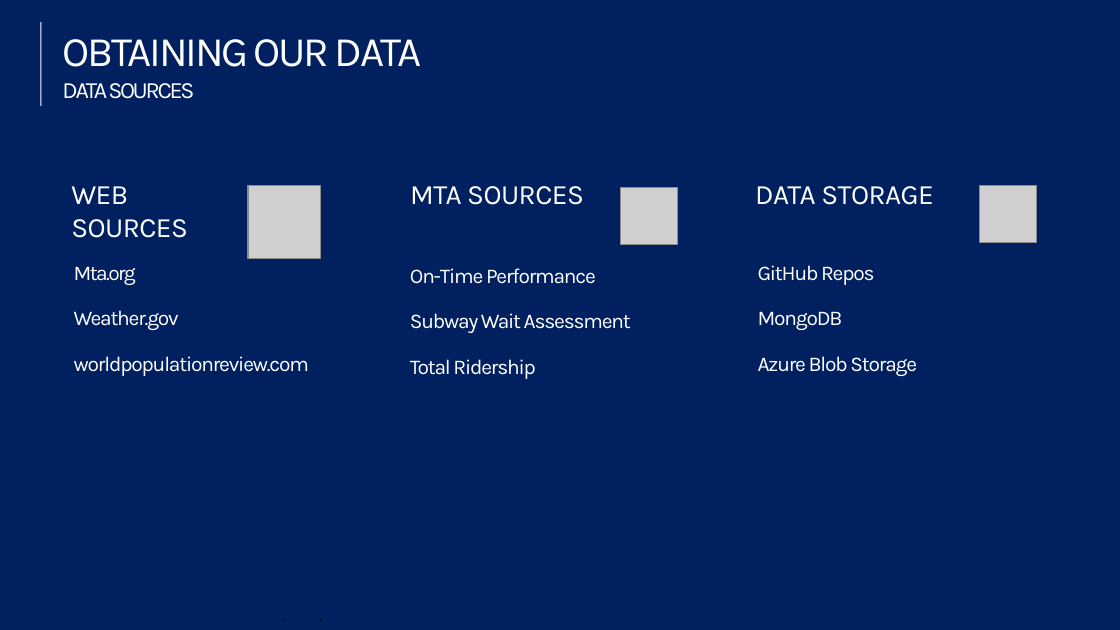
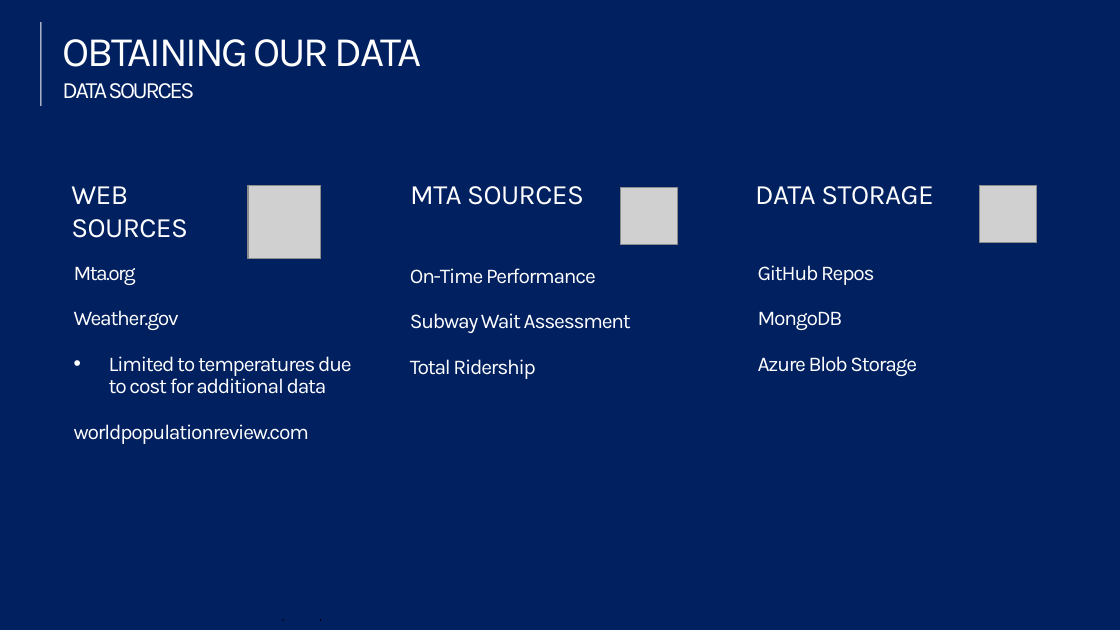
Before and after one commit to dapolloxp/607-finalproject, a slide deck: slide 3 of 607 Final Project.pptx. Drawn at 1120x630 pixels with LibreOffice and Linux fonts; fonts in the diff are those of the drawing; grey boxes stand for pictures. Boxes give left, top, right and bottom in pixels: in the first picture for what was removed or moved away, otherwise in the second. Text is boxed around its words. In the diff, an @@ line names an element or a change of style, - is before the commit and + after.

Commit message:
updated powerpoint

```diff
--- a/607 Final Project.pptx
+++ b/607 Final Project.pptx
@@ text at [109, 356, 351, 394]: paragraph added @@
+• Limited to temperatures due to cost for additional data
```
Also in this commit, not shown: 1 other slide changed.
